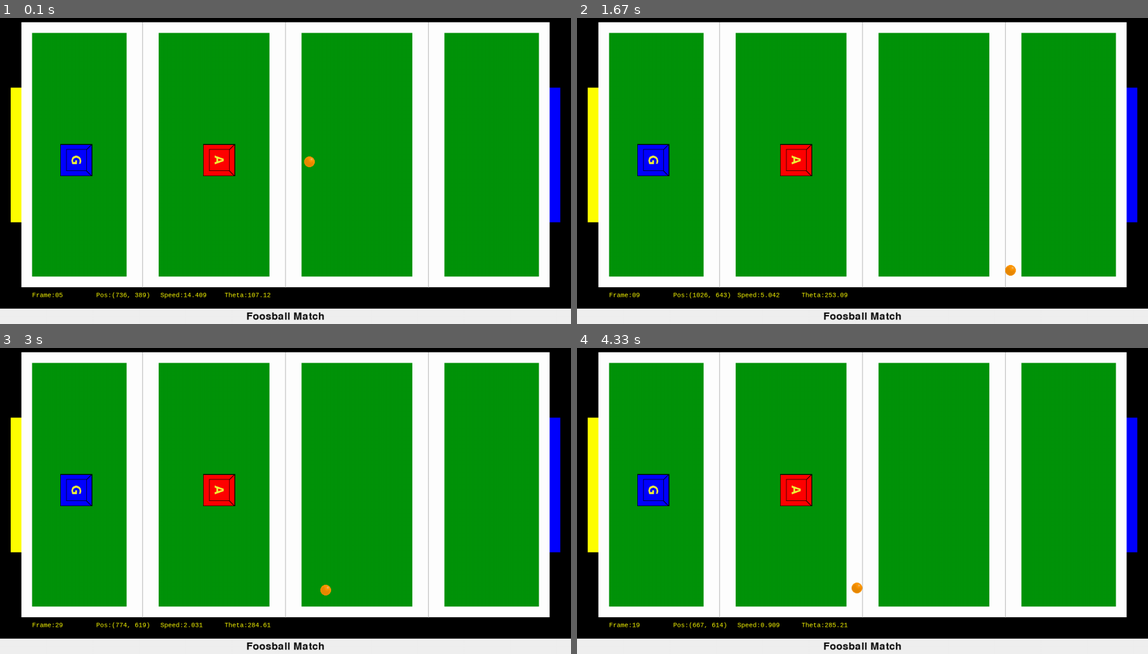
Above: before the commit, frames 1-4 (two rows, left to right).
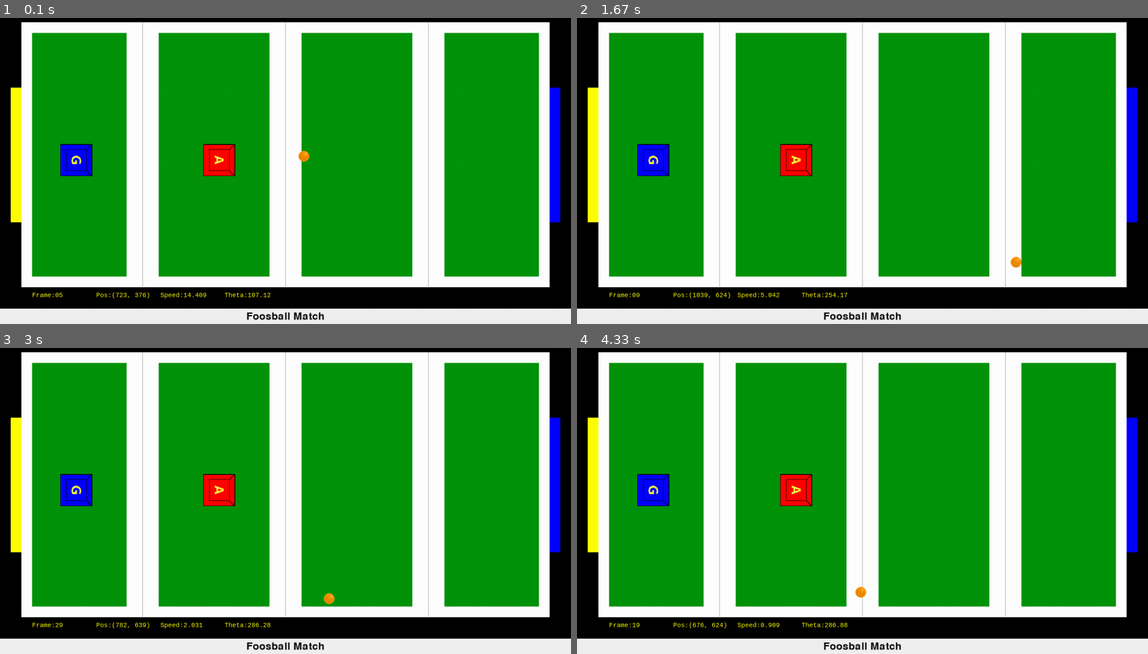
Above: after the commit, the same moments.

Repository: GreatAlexander/Games
Game: pygame game, started from GemTrap/Foosball/main.py
Two runs of this game, one before a commit and one after it. Both use one fixed random seed, a clock stepped at 60 frames per second and the inputs below. The source is Python 2; it was converted automatically to run under Python 3.
Inputs:
- Up to frame 1 (0.1 s): no input
- Up to frame 2 (1.67 s): no input
- Up to frame 3 (3 s): no input
- Up to frame 4 (4.33 s): no input

The runs differ from the first frame. In frame 1, 0.1% of the frame differs, in the area x 20-56%, y 43-92%; in frame 2, 0.2%, in the area x 21-78%, y 78-92%; in frame 3, 0.1%; in frame 4, 0.1%.

Commit message:
Simpler start point of ball to use the center pos

Diff:
--- a/GemTrap/Foosball/Ball.py
+++ b/GemTrap/Foosball/Ball.py
@@ -6,8 +6,8 @@
 
 class Ball(MovingObject.MovingObject):
     """Sprite for ball on the pitch"""
-    def __init__(self, posx = CENTRE[0]-BALL_RADIUS,
-                 posy = CENTRE[1]-BALL_RADIUS, bounceValue=0,
+    def __init__(self, posx = CENTRE[0],
+                 posy = CENTRE[1], bounceValue=0,
                  pushValue=0, moveValue=0, pushSpeed = 0, pushOrientation = 0,
                  dirXY = [0,0]):
 
@@ -24,7 +24,7 @@
         self.pitch = pygw.rectangle(WALL_WIDTH, WALL_WIDTH, FIELD[0], FIELD[1])
         self.pitch.center = CENTRE
 
-        self.rect.topleft = (posx, posy)
+        self.rect.center = (posx, posy)
 
     def setBounceValue(self, bounceValue):
         self.bounceValue = bounceValue
